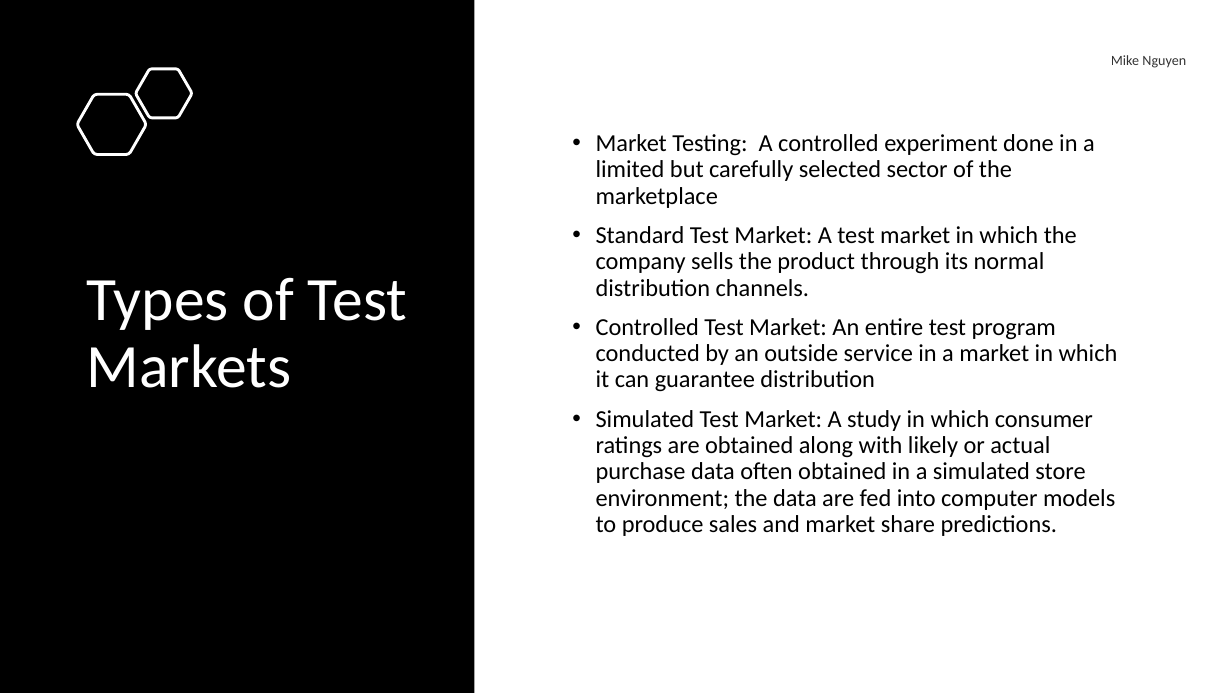
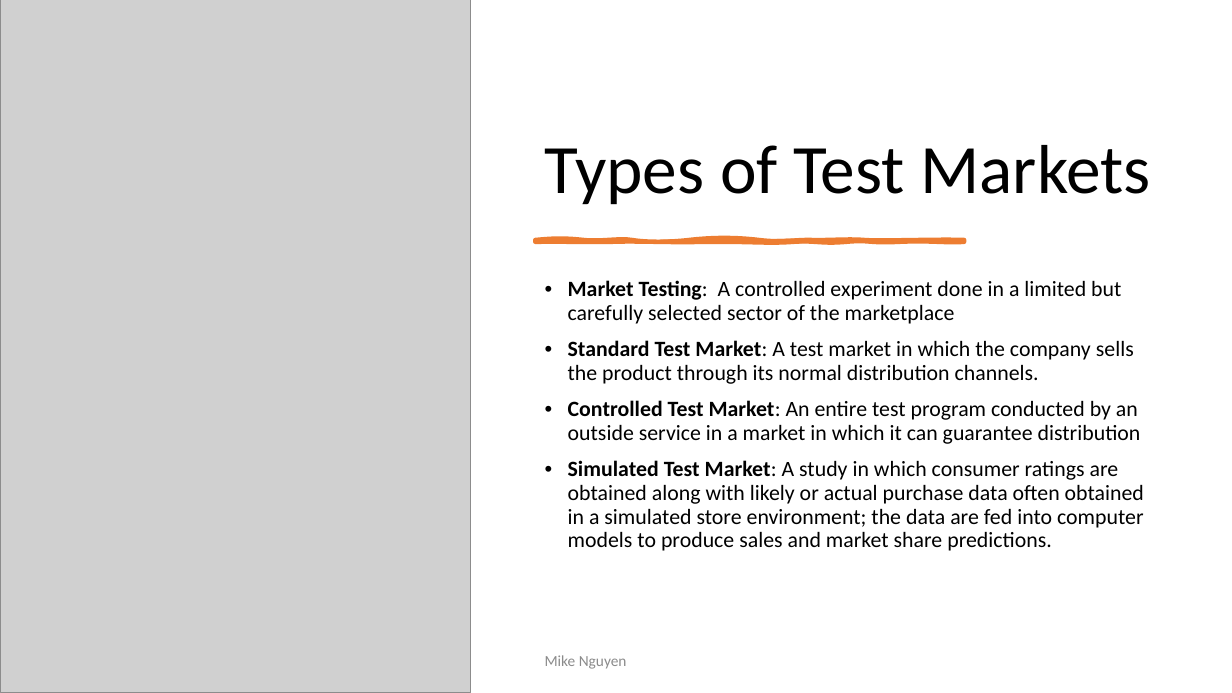
Before and after one commit to mikenguyen13/mar4050_S22, a slide deck: slide 22 of lectures/4/1_External Secondary Data_Causal Research.pptx (slide 23 before the commit). Drawn at 1232x693 pixels with LibreOffice and Linux fonts; fonts in the diff are those of the drawing; grey boxes stand for pictures. Boxes give left, top, right and bottom in pixels: in the first picture for what was removed or moved away, otherwise in the second. Text is boxed around its words. In the diff, an @@ line names an element or a change of style, - is before the commit and + after.

```diff
--- a/lectures/4/1_External Secondary Data_Causal Research.pptx
+++ b/lectures/4/1_External Secondary Data_Causal Research.pptx
@@ rectangle removed at (x1=0, y1=0, x2=474, y2=693) @@
@@ picture added at (x1=0, y1=0, x2=470, y2=693) @@
@@ title "Types of Test Markets" moved from (x1=87, y1=277, x2=407, y2=388) to (x1=545, y1=145, x2=1151, y2=205) @@
@@ title "Types of Test Markets" at (x1=545, y1=145, x2=1151, y2=205): size 48 to 54 pt, text colour #FFFFFF to #000000; vertical alignment middle to bottom @@
@@ freeform shape removed at (x1=136, y1=69, x2=191, y2=118) @@
@@ freeform shape removed at (x1=78, y1=94, x2=146, y2=154) @@
@@ freeform shape added at (x1=535, y1=240, x2=964, y2=242), fill #ED7D31, outline #ED7D31 3.5 pt @@
@@ text "Market Testing: A controlled experiment ..." moved from (x1=596, y1=134, x2=1118, y2=536) to (x1=568, y1=280, x2=1144, y2=551) @@
@@ text "Market Testing: A controlled experiment ..." at (x1=568, y1=280, x2=1144, y2=551): size 19 to 17 pt; bold on in "Market Testing:", "Standard Test Market:", "Controlled Test Market:", "Simulated Test Market:"; vertical alignment middle to top @@
@@ text "Mike Nguyen" moved from (x1=1111, y1=55, x2=1186, y2=68) to (x1=545, y1=655, x2=627, y2=669) @@
@@ text "Mike Nguyen" at (x1=545, y1=655, x2=627, y2=669): size 11 to 12 pt, text colour #000000 at 80% opacity to #8C8C8C; alignment right to left @@
```
Also in this commit, not shown: 5 other slides changed, 1 slide removed.
